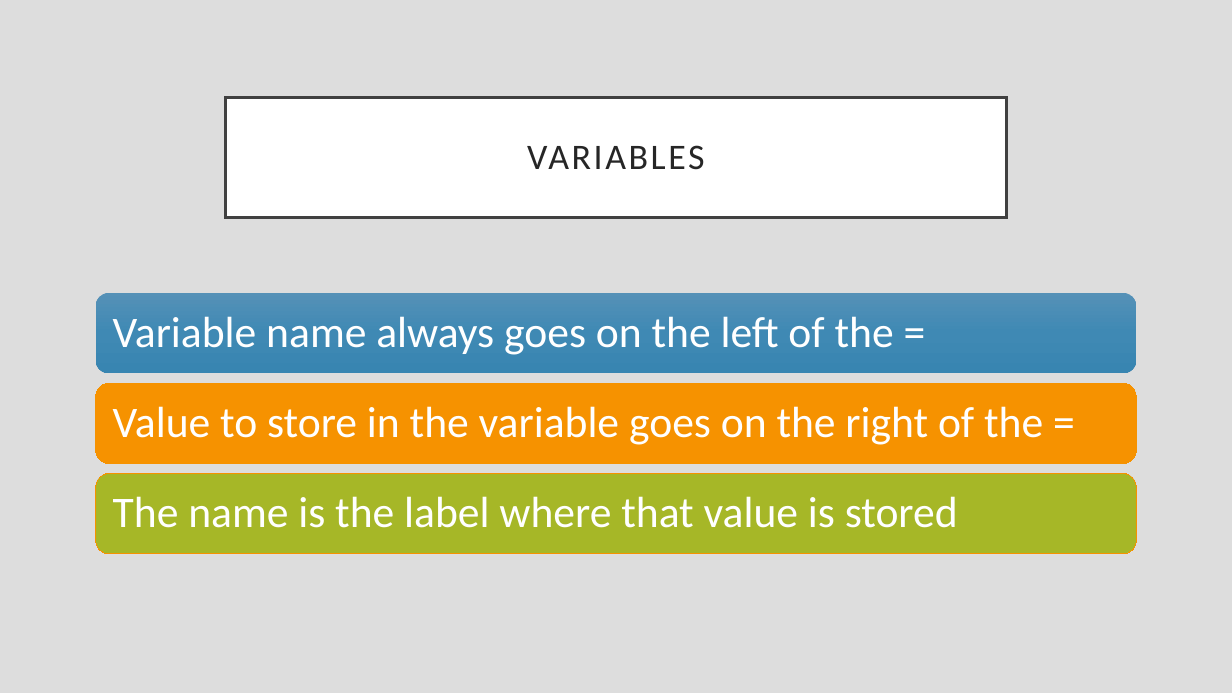
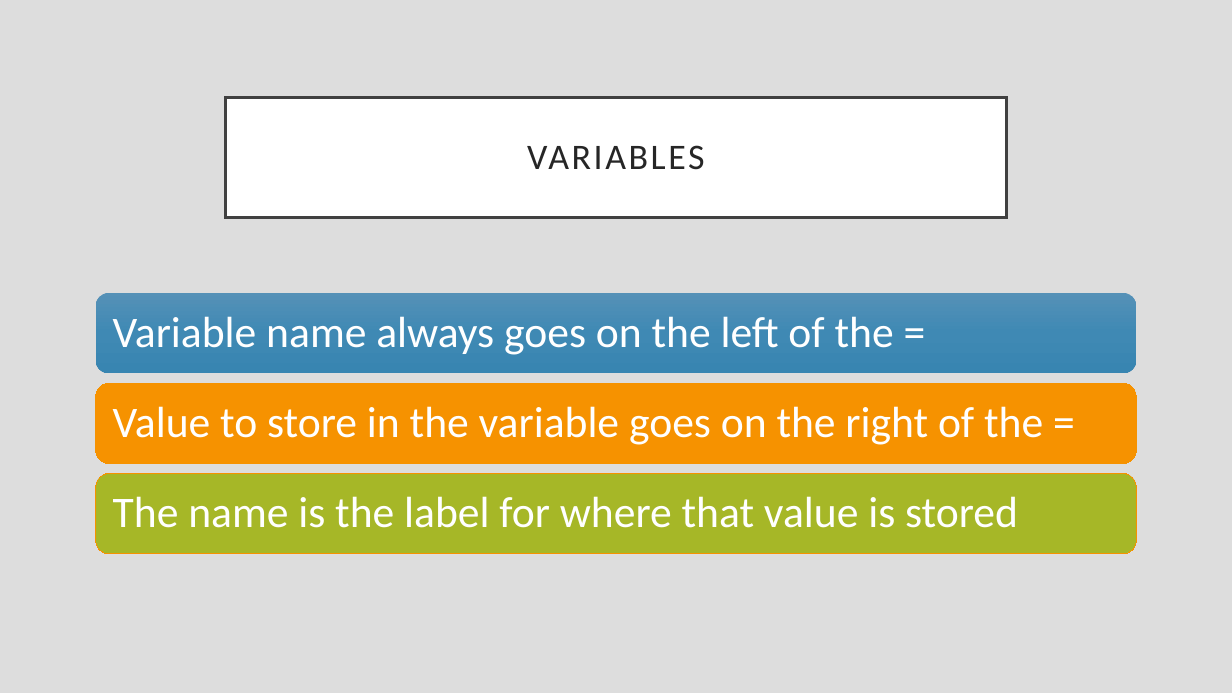
Before and after one commit to rsera/Junior-Knights, a slide deck: slide 7 of Python Lesson 2 Arithmetic Operations.pptx. Drawn at 1232x693 pixels with LibreOffice and Linux fonts; fonts in the diff are those of the drawing. Boxes give left, top, right and bottom in pixels: in the first picture for what was removed or moved away, otherwise in the second. Text is boxed around its words. In the diff, an @@ line names an element or a change of style, - is before the commit and + after.

```diff
--- a/Python Lesson 2 Arithmetic Operations.pptx
+++ b/Python Lesson 2 Arithmetic Operations.pptx
@@ text at (113, 496, 1018, 528): text changed @@
-The name is the label where that value is stored
+The name is the label for where that value is stored
```
Also in this commit, not shown: 1 other slide changed, 6 other files.
